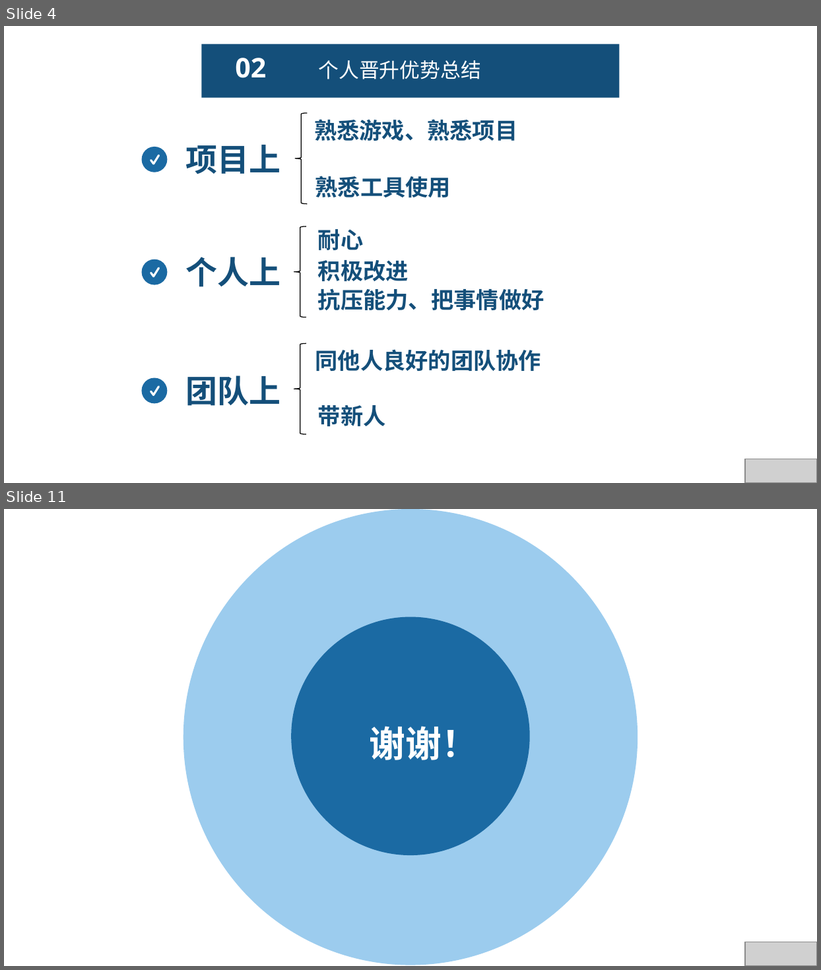
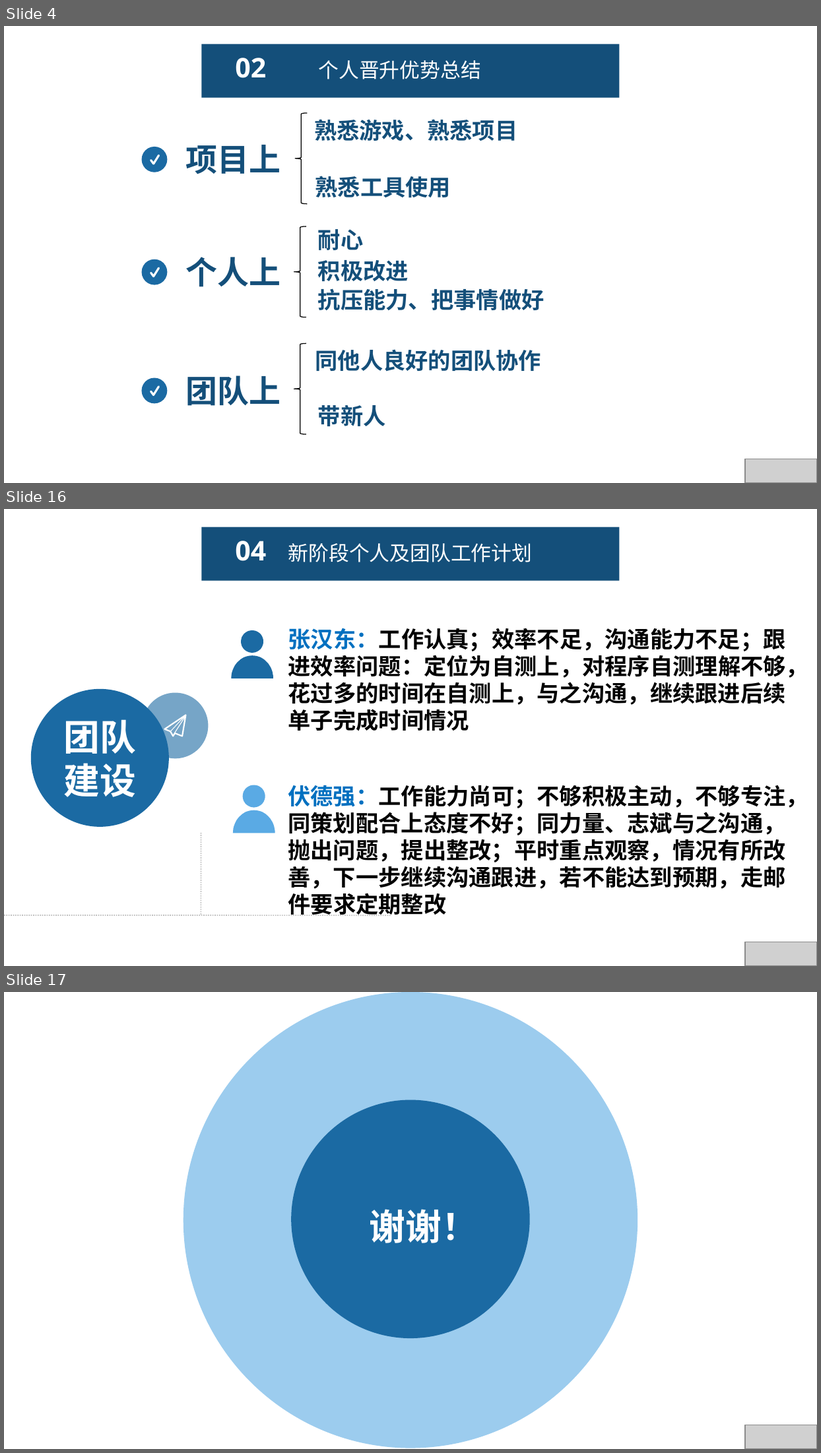
Before and after one commit to fengyuyu/world_rpg, a slide deck: 陈国锋-述职报告 .pptx. Shown one above the other, each under a label of ours: slides 4 and 11 before the commit, slides 4, 16 and 17 after it; the slides between them are not shown. The pictures are 821x970 and 821x1453 pixels, drawn with LibreOffice and Linux fonts; fonts in the diff are those of the drawing; grey boxes stand for pictures. Boxes give left, top, right and bottom in pixels: in the first picture for what was removed or moved away, otherwise in the second. Text is boxed around its words. In the diff, an @@ line names an element or a change of style, - is before the commit and + after.

```diff
--- a/陈国锋-述职报告 .pptx
+++ b/陈国锋-述职报告 .pptx
@@ slide 16 added at (4,509,817,966), background #FFFFFF @@
@@ rectangle added at (201,527,620,580), fill #144F7A @@
@@ text added at (235,541,266,561), 24 pt, text #FFFFFF, bold @@
+04
@@ text added at (288,543,533,562), 18 pt, text #FFFFFF @@
+新阶段个人及团队工作计划
@@ freeform shape added at (241,630,263,653), fill #1B6AA3 @@
@@ text added at (288,628,809,731), 20 pt, text #000000, bold @@
+张汉东：工作认真；效率不足，沟通能力不足；跟
+进效率问题：定位为自测上，对程序自测理解不够，
+花过多的时间在自测上，与之沟通，继续跟进后续
+单子完成时间情况
@@ freeform shape added at (232,656,274,678), fill #1B6AA3 @@
@@ ellipse added at (31,689,169,827), fill #1B6AA3, 32 pt, text #FFFFFF, bold @@
+团队
+建设
@@ ellipse added at (142,692,208,758), fill #1B6AA3 at 60% opacity @@
@@ freeform shape added at (164,715,187,737), fill #FFFFFF @@
@@ freeform shape added at (243,786,266,808), fill #5AAAE4 @@
@@ text added at (288,785,808,916), 20 pt, text #000000, bold @@
+伏德强：工作能力尚可；不够积极主动，不够专注，
+同策划配合上态度不好；同力量、志斌与之沟通，
+抛出问题，提出整改；平时重点观察，情况有所改
+善，下一步继续沟通跟进，若不能达到预期，走邮
+件要求定期整改
@@ freeform shape added at (233,811,275,834), fill #5AAAE4 @@
@@ line added from (201, 832) to (201, 916), #BFBFBF 1 pt dashed @@
@@ line added from (4, 916) to (392, 916), #BFBFBF 1 pt dashed @@
@@ picture added at (745,943,817,966) @@
@@ what was slide 11 is now slide 17 @@
```
Also in this commit, not shown: 4 slides changed, 5 other slides added, 1 other file.
